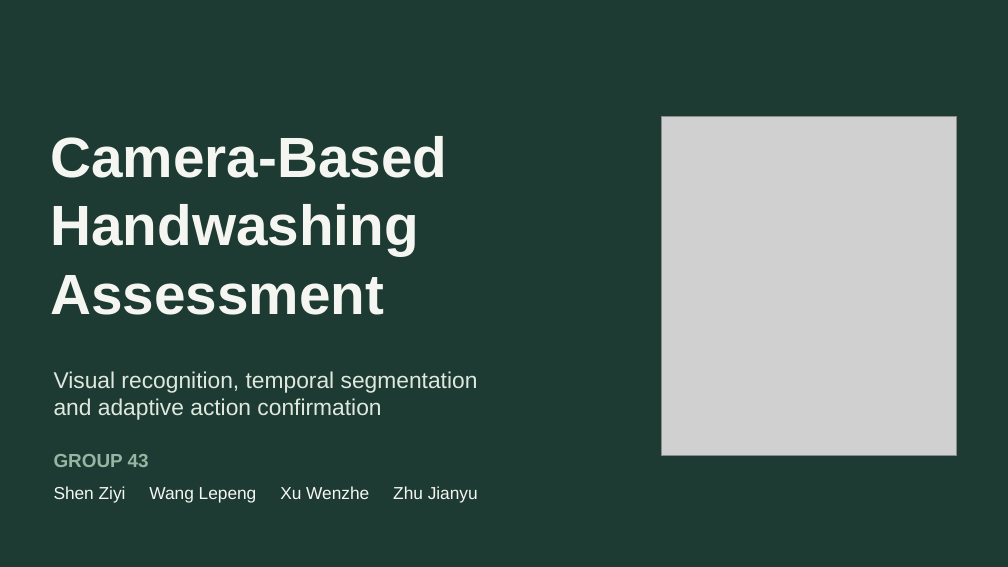
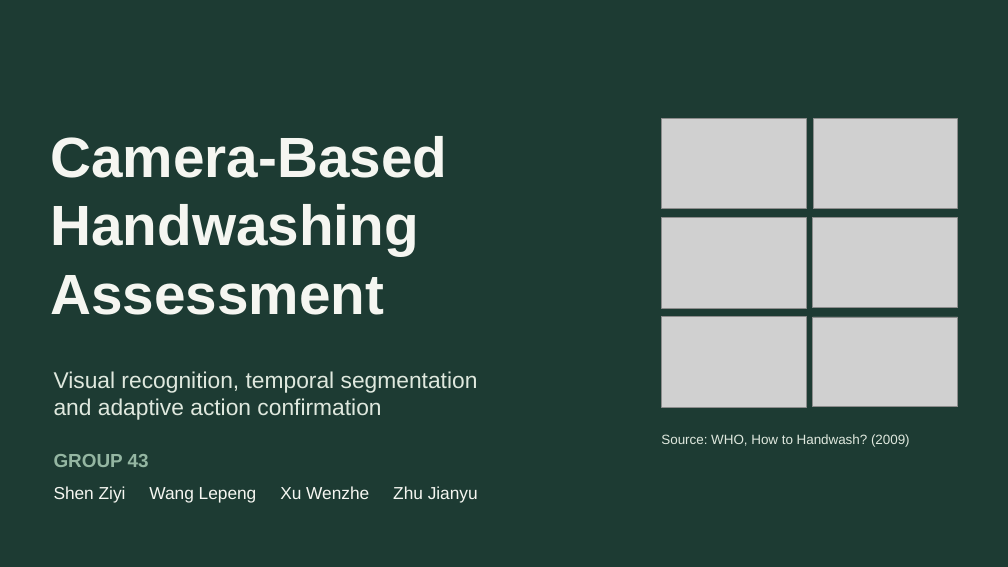
Before and after one commit to Frostash030612/handwash-who-six-step, a slide deck: slide 1 of docs/final_presentation/Handwashing_Final_Presentation.pptx. Drawn at 1008x567 pixels with LibreOffice and Linux fonts; fonts in the diff are those of the drawing; grey boxes stand for pictures. Boxes give left, top, right and bottom in pixels: in the first picture for what was removed or moved away, otherwise in the second. Text is boxed around its words. In the diff, an @@ line names an element or a change of style, - is before the commit and + after.

Commit message:
Use WHO handwashing illustrations on presentation cover

```diff
--- a/docs/final_presentation/Handwashing_Final_Presentation.pptx
+++ b/docs/final_presentation/Handwashing_Final_Presentation.pptx
@@ picture removed at (x1=662, y1=116, x2=957, y2=455) @@
@@ picture added at (x1=662, y1=118, x2=806, y2=209) @@
@@ picture added at (x1=814, y1=118, x2=957, y2=209) @@
@@ picture added at (x1=662, y1=218, x2=806, y2=309) @@
@@ picture added at (x1=813, y1=218, x2=958, y2=308) @@
@@ picture added at (x1=662, y1=317, x2=807, y2=408) @@
@@ picture added at (x1=813, y1=317, x2=958, y2=407) @@
@@ text added at (x1=661, y1=434, x2=910, y2=447), 12.8 pt, text #DFE8DE @@
+Source: WHO, How to Handwash? (2009)
```
Also in this commit, not shown: 1 other file.
